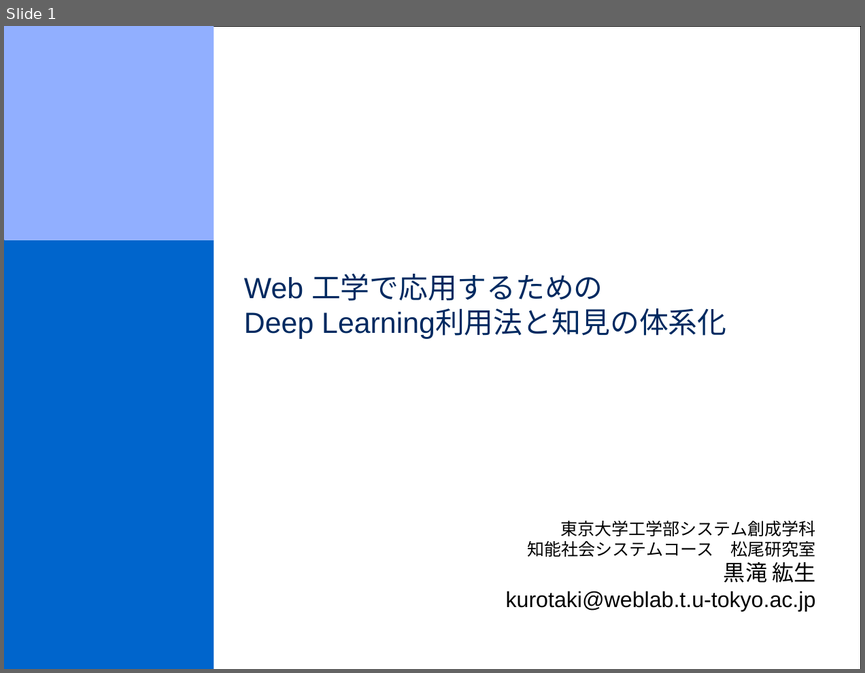
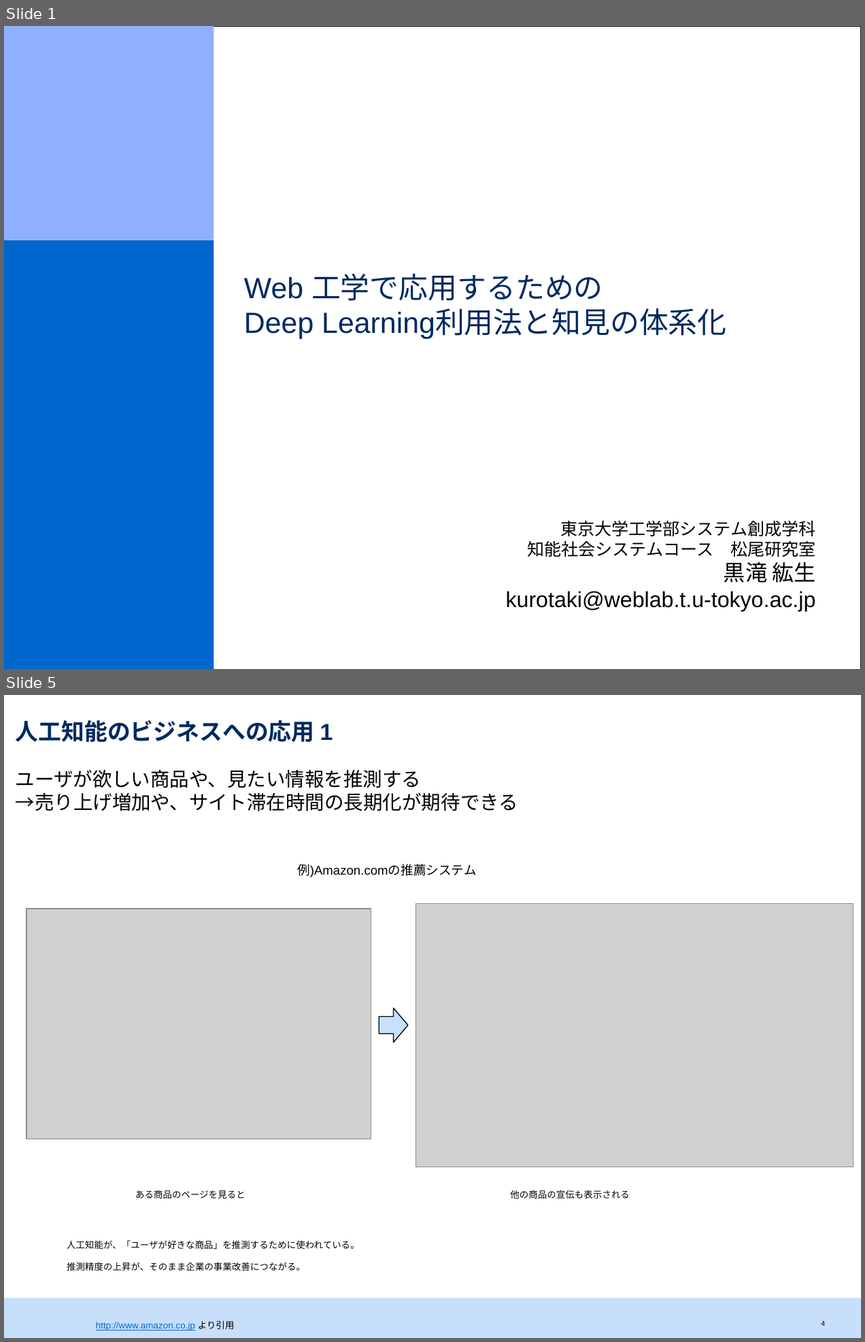
Before and after one commit to srtk/sotsuron, a slide deck: doc/sotsuron_defense/bd.pptx. Shown one above the other, each under a label of ours: slide 1 before the commit, slides 1 and 5 after it; the slides between them are not shown. The pictures are 865x673 and 865x1342 pixels, drawn with LibreOffice and Linux fonts; fonts in the diff are those of the drawing; grey boxes stand for pictures. Boxes give left, top, right and bottom in pixels: in the first picture for what was removed or moved away, otherwise in the second. Text is boxed around its words. In the diff, an @@ line names an element or a change of style, - is before the commit and + after.

```diff
--- a/doc/sotsuron_defense/bd.pptx
+++ b/doc/sotsuron_defense/bd.pptx
@@ slide 5 added at (4,695,861,1338), background #FFFFFF @@
@@ title added at (16,720,333,742), 19 pt, text #002960, bold @@
+人工知能のビジネスへの応用 1
@@ text added at (16,770,519,811), 16 pt, text #000000 @@
+ユーザが欲しい商品や、見たい情報を推測する
+→売り上げ増加や、サイト滞在時間の長期化が期待できる
@@ text added at (297,864,476,877), 18 pt, text #000000 @@
+例)Amazon.comの推薦システム
@@ picture added at (26,909,371,1139) @@
@@ picture added at (416,904,853,1167) @@
@@ right arrow added at (379,1008,408,1042), fill #C7E0FB, outline #000000 0.75 pt @@
@@ text added at (135,1189,245,1198), 13 pt, text #000000 @@
+ある商品のページを見ると
@@ text added at (510,1189,629,1198), 13 pt, text #000000 @@
+他の商品の宣伝も表示される
@@ text added at (67,1240,359,1270), 13 pt, text #000000 @@
+人工知能が、「ユーザが好きな商品」を推測するために使われている。
+推測精度の上昇が、そのまま企業の事業改善につながる。
@@ rectangle added at (4,1297,861,1338), fill #C7DFFB @@
@@ text added at (96,1321,235,1330), 13 pt, text #0066CC, underline @@
+http://www.amazon.co.jp より引用
@@ page number added at (821,1321,825,1325), 10 pt, text #000000 @@
+4
```
Also in this commit, not shown: 15 slides changed, 8 other slides added, 1 slide removed, 11 other files.
